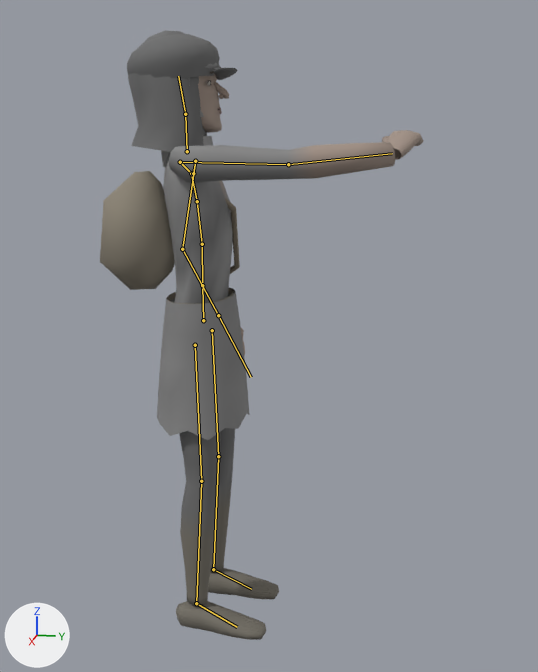
What one commit did to the glTF model assets/models/characters/skaa_man.glb.
The view is the same before and after, from a 50 mm lens placed at (2.078, 0.613, 1.448), pointed at (-0.06, 0.185, 0.913). Lighting does not change. The marker at lower left points along +X, +Y and +Z. The first picture is the older version. Both versions are drawn at frame 6 of the action 'push'; the numbers are the values there. The bones that change, and the others that lie on the model, are drawn over the model as lines.

In view in the first picture: 'G_cap', 'G_hood', 'G_sack', 'G_scarf', 'Skaa_man'.
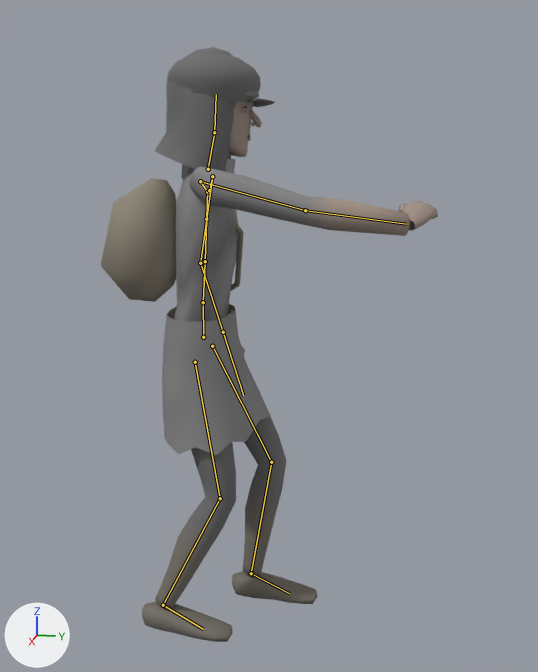
Edits to the scene script, one JSON object a line:
```json
{"block": "bone_hips", "where": "bone_hips = bpy.data.objects['Armature'].pose.bones['Hips']  # child of 'Root'"}
{"op": "set", "path": "bone_hips.location", "old": "(0.0, 0.0, 0.0)", "new": "(0.0, -0.05, 0.0)"}
{"block": "bone_spine", "where": "bone_spine = bpy.data.objects['Armature'].pose.bones['Spine']  # child of 'Hips'"}
{"op": "set", "path": "bone_spine.rotation_quaternion", "old": "(1.0, -0.014, 0.027, 0.0)", "new": "(0.999, 0.02, 0.027, -0.001)", "note": "degrees (-2, 3, 0) -> degrees (2, 3, 0)"}
{"block": "bone_chest", "where": "bone_chest = bpy.data.objects['Armature'].pose.bones['Chest']  # child of 'Spine'"}
{"op": "set", "path": "bone_chest.rotation_quaternion", "old": "(0.999, -0.016, 0.032, 0.002)", "new": "(0.999, 0.024, 0.032, 0.0)", "note": "degrees (-2, 4, 0) -> degrees (3, 4, 0)"}
{"block": "bone_upperchest", "where": "bone_upperchest = bpy.data.objects['Armature'].pose.bones['UpperChest']  # child of 'Chest'"}
{"op": "set", "path": "bone_upperchest.rotation_quaternion", "old": "(0.999, -0.016, 0.031, 0.003)", "new": "(0.999, 0.024, 0.032, 0.002)", "note": "degrees (-2, 4, 0) -> degrees (3, 4, 0)"}
{"block": "bone_leftupperarm", "where": "bone_leftupperarm = bpy.data.objects['Armature'].pose.bones['LeftUpperArm']  # child of 'LeftShoulder'"}
{"op": "set", "path": "bone_leftupperarm.rotation_quaternion", "old": "(0.959, -0.111, 0.062, -0.255)", "new": "(0.966, 0.0, 0.011, -0.259)", "note": "degrees (-14, 4, -30) -> degrees (0, 1, -30)"}
{"block": "bone_leftlowerarm", "where": "bone_leftlowerarm = bpy.data.objects['Armature'].pose.bones['LeftLowerArm']  # child of 'LeftUpperArm'"}
{"op": "set", "path": "bone_leftlowerarm.rotation_quaternion", "old": "(0.968, 0.252, 0.0, 0.0)", "new": "(0.988, 0.156, 0.0, 0.0)", "note": "degrees (29, 0, 0) -> degrees (18, 0, 0)"}
{"block": "bone_rightupperleg", "where": "bone_rightupperleg = bpy.data.objects['Armature'].pose.bones['RightUpperLeg']  # child of 'Hips'"}
{"op": "set", "path": "bone_rightupperleg.rotation_quaternion", "old": "(1.0, 0.0, 0.0, 0.0)", "new": "(0.997, 0.073, -0.002, -0.019)", "note": "degrees (0, 0, 0) -> degrees (8, 0, -2)"}
{"block": "bone_rightlowerleg", "where": "bone_rightlowerleg = bpy.data.objects['Armature'].pose.bones['RightLowerLeg']  # child of 'RightUpperLeg'"}
{"op": "set", "path": "bone_rightlowerleg.rotation_quaternion", "old": "(1.0, 0.0, 0.0, 0.0)", "new": "(0.962, -0.272, 0.0, 0.0)", "note": "degrees (0, 0, 0) -> degrees (-32, 0, 0)"}
{"block": "bone_rightfoot", "where": "bone_rightfoot = bpy.data.objects['Armature'].pose.bones['RightFoot']  # child of 'RightLowerLeg'"}
{"op": "set", "path": "bone_rightfoot.rotation_quaternion", "old": "(1.0, 0.0, 0.0, 0.0)", "new": "(0.979, 0.2, 0.023, 0.018)", "note": "degrees (0, 0, 0) -> degrees (23, 2, 2)"}
{"block": "bone_leftupperleg", "where": "bone_leftupperleg = bpy.data.objects['Armature'].pose.bones['LeftUpperLeg']  # child of 'Hips'"}
{"op": "set", "path": "bone_leftupperleg.rotation_quaternion", "old": "(1.0, 0.0, 0.0, 0.0)", "new": "(0.976, 0.217, 0.0, 0.0)", "note": "degrees (0, 0, 0) -> degrees (25, 0, 0)"}
{"block": "bone_leftlowerleg", "where": "bone_leftlowerleg = bpy.data.objects['Armature'].pose.bones['LeftLowerLeg']  # child of 'LeftUpperLeg'"}
{"op": "set", "path": "bone_leftlowerleg.rotation_quaternion", "old": "(1.0, 0.0, 0.0, 0.0)", "new": "(0.962, -0.272, 0.0, 0.0)", "note": "degrees (0, 0, 0) -> degrees (-32, 0, 0)"}
{"block": "bone_leftfoot", "where": "bone_leftfoot = bpy.data.objects['Armature'].pose.bones['LeftFoot']  # child of 'LeftLowerLeg'"}
{"op": "set", "path": "bone_leftfoot.rotation_quaternion", "old": "(1.0, 0.0, 0.0, 0.0)", "new": "(0.998, 0.057, -0.002, -0.002)", "note": "degrees (0, 0, 0) -> degrees (6, 0, 0)"}
```

Changed parts and their boxes [x1, y1, x2, y2] in the pictures (538 x 672 px):
```json
{"object": "Skaa_man", "change": "posed", "before": [157, 63, 423, 640], "after": [142, 91, 438, 642]}
{"object": "G_sack", "change": "posed", "before": [100, 171, 240, 290], "after": [101, 178, 244, 302]}
{"object": "G_hood", "change": "posed", "before": [128, 30, 207, 152], "after": [155, 47, 237, 172]}
{"object": "G_cap", "change": "posed", "before": [127, 34, 237, 80], "after": [167, 53, 275, 107]}
{"object": "G_scarf", "change": "posed", "before": [161, 136, 213, 167], "after": [181, 159, 235, 179], "on screen": "mostly hidden"}
{"bone": "Hips", "before": "(203, 320) to (202, 285)", "after": "(203, 337) to (203, 302)"}
{"bone": "Spine", "before": "(202, 285) to (202, 244)", "after": "(203, 302) to (205, 261)"}
{"bone": "Chest", "before": "(202, 244) to (197, 201)", "after": "(205, 261) to (206, 219)"}
{"bone": "UpperChest", "before": "(197, 201) to (191, 172)", "after": "(206, 219) to (207, 189)"}
{"bone": "LeftUpperArm", "before": "(195, 161) to (182, 249)", "after": "(212, 176) to (200, 263)"}
{"bone": "LeftLowerArm", "before": "(182, 249) to (218, 315)", "after": "(200, 263) to (223, 332)"}
{"bone": "RightUpperLeg", "before": "(195, 345) to (201, 481)", "after": "(195, 362) to (220, 498)"}
{"bone": "RightLowerLeg", "before": "(201, 481) to (196, 603)", "after": "(220, 498) to (163, 605)"}
{"bone": "RightFoot", "before": "(196, 603) to (237, 627)", "after": "(163, 605) to (203, 629)"}
{"bone": "LeftUpperLeg", "before": "(212, 330) to (218, 456)", "after": "(212, 346) to (271, 462)"}
{"bone": "LeftLowerLeg", "before": "(218, 456) to (213, 569)", "after": "(271, 462) to (251, 573)"}
{"bone": "LeftFoot", "before": "(213, 569) to (251, 589)", "after": "(251, 573) to (289, 593)"}
```
